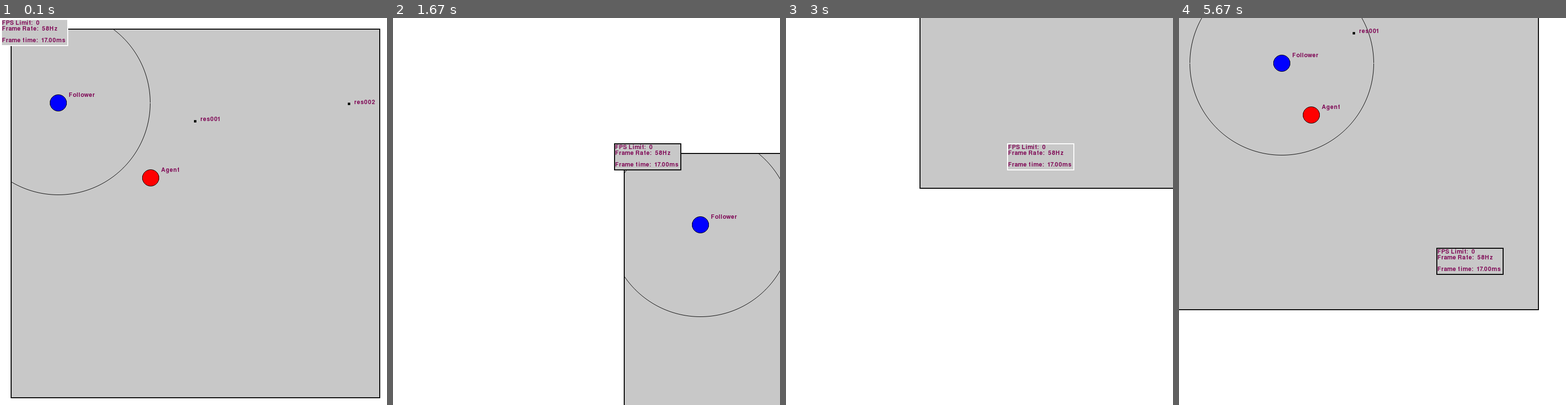
Above: before the commit, frames 1-4 (left to right).
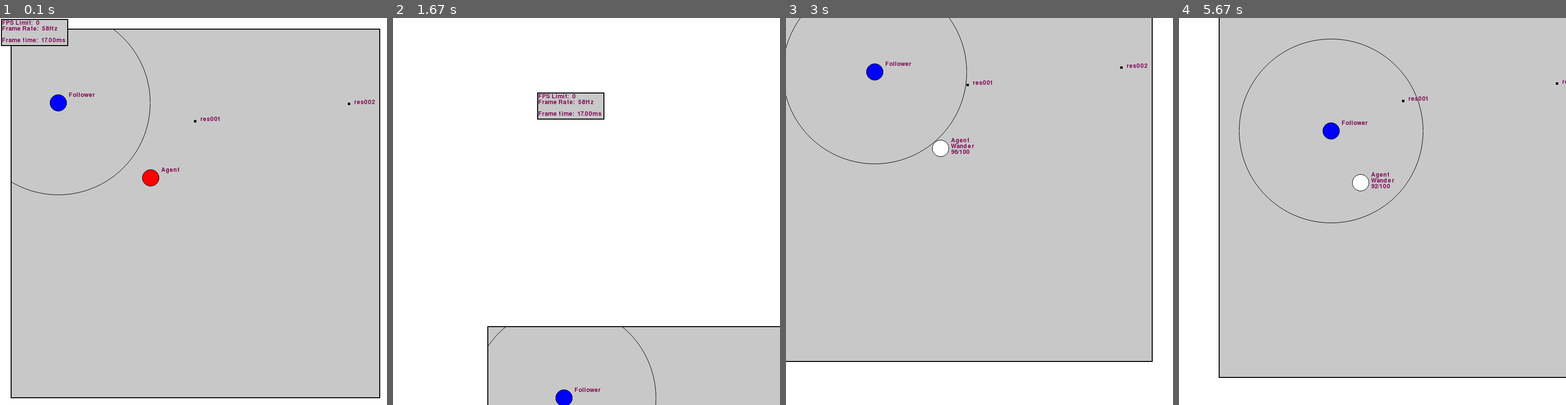
Above: after the commit, the same moments.

Repository: raphaelpaiva/py_creatures
Game: pygame game, started from main.py
Same seed, same stepped clock (60 frames per second), same inputs: the game is played once before the commit and once after it.
Inputs (mouse positions are in pixels of both pictures, inside the frame that each line leads up to):
- Up to frame 1 (0.1 s): no input
- Up to frame 2 (1.67 s): press the mouse at (427, 33) at 0.37 s; move the mouse to (497, 68) at 0.47 s; release the mouse at (571, 107) at 0.6 s; click (555, 196) at 0.72 s; press the mouse at (571, 107) at 1.03 s; move the mouse to (609, 130) at 1.13 s; release the mouse at (648, 157) at 1.27 s; press the mouse at (571, 107) at 1.37 s; move the mouse to (574, 230) at 1.47 s; release the mouse at (578, 350) at 1.6 s
- Up to frame 3 (3 s): press the mouse at (964, 107) at 1.7 s; move the mouse to (898, 153) at 1.8 s; release the mouse at (836, 199) at 1.93 s; press the mouse at (1025, 366) at 2.03 s; move the mouse to (1018, 362) at 2.13 s; release the mouse at (1006, 358) at 2.27 s; press the mouse at (1025, 366) at 2.37 s; move the mouse to (940, 246) at 2.47 s; release the mouse at (855, 126) at 2.6 s; press the mouse at (921, 242) at 2.7 s; move the mouse to (967, 199) at 2.8 s; release the mouse at (1018, 157) at 2.93 s
- Up to frame 4 (5.67 s): press the mouse at (1229, 199) at 3.03 s; move the mouse to (1240, 207) at 3.13 s; release the mouse at (1256, 215) at 3.27 s; press the mouse at (1229, 199) at 3.37 s; move the mouse to (1268, 265) at 3.47 s; release the mouse at (1306, 335) at 3.6 s; press the mouse at (1229, 199) at 3.7 s; move the mouse to (1314, 153) at 3.8 s; release the mouse at (1395, 107) at 3.93 s; press the mouse at (1395, 107) at 4.03 s; move the mouse to (1357, 230) at 4.13 s; release the mouse at (1318, 358) at 4.27 s; press the mouse at (1426, 273) at 4.37 s; move the mouse to (1465, 172) at 4.47 s; release the mouse at (1504, 72) at 4.6 s; press the mouse at (1465, 165) at 4.7 s; move the mouse to (1480, 215) at 4.8 s; release the mouse at (1500, 269) at 4.93 s; press the mouse at (1318, 358) at 5.03 s; move the mouse to (1310, 211) at 5.13 s; release the mouse at (1298, 68) at 5.27 s; press the mouse at (1465, 165) at 5.37 s; move the mouse to (1372, 145) at 5.47 s; release the mouse at (1283, 126) at 5.6 s

The runs differ from the first frame. In frame 1, 0.1% of the frame differs, in the area x 0-18%, y 0-8%; in frame 2, 27%; in frame 3, 61%, in the area x 0-100%, y 0-89%; in frame 4, 31%.

Commit message:
UI Stacking

Diff:
--- a/creatures/render_system/render_system.py
+++ b/creatures/render_system/render_system.py
@@ -26,7 +26,7 @@
     self.stats = Stats()
     self.screen_size = (SCREEN_WIDTH, SCREEN_HEIGHT)
     self.fps_limit = FPS_LIMIT
-    self.widgets: List[Widget] = []
+    self.ui_stack: List[Widget] = []
     self.mouse = mouse
 
     pg.init()
@@ -39,6 +39,7 @@
     self.zoom_level = ZOOM_LEVEL
 
     self.scale = self.zoom_level * (self.screen.get_width() / self.world.width)
+
 
     world_widget_size = UISize(
       self.world.width * self.scale,
@@ -56,18 +57,30 @@
 
     self.stats_widget = TextWidget(self.screen, 'Framerate: 0000.0 fps\nOpa!', self.font)
 
-    self.widgets.append(self.world_widget)
-    self.widgets.append(self.stats_widget)
+    self.add_ui_element(self.world_widget)
+    self.add_ui_element(self.stats_widget)
 
   def update(self, entities: List[Entity]):
+    self.ui_stack.sort(key=lambda w: w.z_position)
     self.mouse.update_position()
     self.handle_events()
     self.screen.fill(WHITE)
     self.stats.frametime = self.clock.tick(self.fps_limit)
     self.stats_widget.set_text(str(self.stats))
 
-    for widget in self.widgets:
+    self.top_hovering_widget = None
+    for widget in self.ui_stack:
+      widget.hovering = False
+      if widget.border_rect.collidepoint(self.mouse.position.as_tuple()):
+        if self.top_hovering_widget is None:
+          self.top_hovering_widget = widget
+        elif self.top_hovering_widget.z_position < widget.z_position:
+          self.top_hovering_widget = widget
       widget.render()
+
+    if self.top_hovering_widget:
+      self.top_hovering_widget.hovering = True
+      self.top_hovering_widget.on_hover()
 
     pg.display.update()
 
@@ -82,15 +95,23 @@
       GREEN
     )
 
+  def add_ui_element(self, element: Widget):
+    element.z_position = len(self.ui_stack)
+    self.ui_stack.append(element)
+
   def handle_events(self):
     for event in pg.event.get():
       e: pg.event.Event = event
       if e.type == pg.MOUSEBUTTONDOWN:
-        for widget in self.widgets:
-          widget.on_mouse_down()
+        if self.top_hovering_widget:
+          self.ui_stack.remove(self.top_hovering_widget)
+          self.add_ui_element(self.top_hovering_widget)
+          for i, ui_element in enumerate(self.ui_stack):
+            ui_element.z_position = i
+          self.top_hovering_widget.on_mouse_down()
       if e.type == pg.MOUSEBUTTONUP:
-        for widget in self.widgets:
-          widget.on_mouse_up()
+        if self.top_hovering_widget:
+          self.top_hovering_widget.on_mouse_up()
       if event.type == pg.QUIT:
         pg.quit()
         sys.exit()
--- a/creatures/render_system/widget.py
+++ b/creatures/render_system/widget.py
@@ -39,10 +39,12 @@
     self.hovering = False
     self.movable  = True
 
+    self.z_position = -1
+
   def render(self):
     pg.draw.rect(
       self.parent,
-      self.border_color,
+      self.border_color if not self.hovering else WHITE,
       self.border_rect,
       width=self.border_width
     )
@@ -50,11 +52,6 @@
     self.surface.fill(self.background_color)
 
     self.update()
-    if self.border_rect.collidepoint((render_system.mouse.position.x, render_system.mouse.position.y)):
-      self.hovering = True
-      self.on_hover()
-    else:
-      self.hovering = False
 
     if self.moving:
       self.position += render_system.mouse.relative_movement
@@ -67,13 +64,7 @@
   def on_mouse_down(self):
     if self.hovering and self.movable:
       self.moving = True
-  def on_hover(self):
-    pg.draw.rect(
-      self.parent,
-      WHITE,
-      self.border_rect,
-      width=self.border_width
-    )
+  def on_hover(self): pass
 
   @classmethod
   def center_in_surface(cls, surface: pg.surface, size: UISize) -> Vector:
--- a/creatures/render_system/world_widget.py
+++ b/creatures/render_system/world_widget.py
@@ -58,6 +58,7 @@
     self._render_top_layer()
 
   def on_hover(self):
+    super().on_hover()
     self._set_hover()
 
   def on_mouse_up(self):
@@ -70,7 +71,7 @@
 
     for graphic in self.graphics:
       graphic_size = graphic.size * self.scale - graphic.border_width
-      graphic_pos = graphic.position * self.scale#  + self.position
+      graphic_pos = graphic.position * self.scale
       if ( (graphic_pos - mouse_position).size() <= graphic_size ):
         self.hover = graphic
         if render_system.mouse.is_up:
